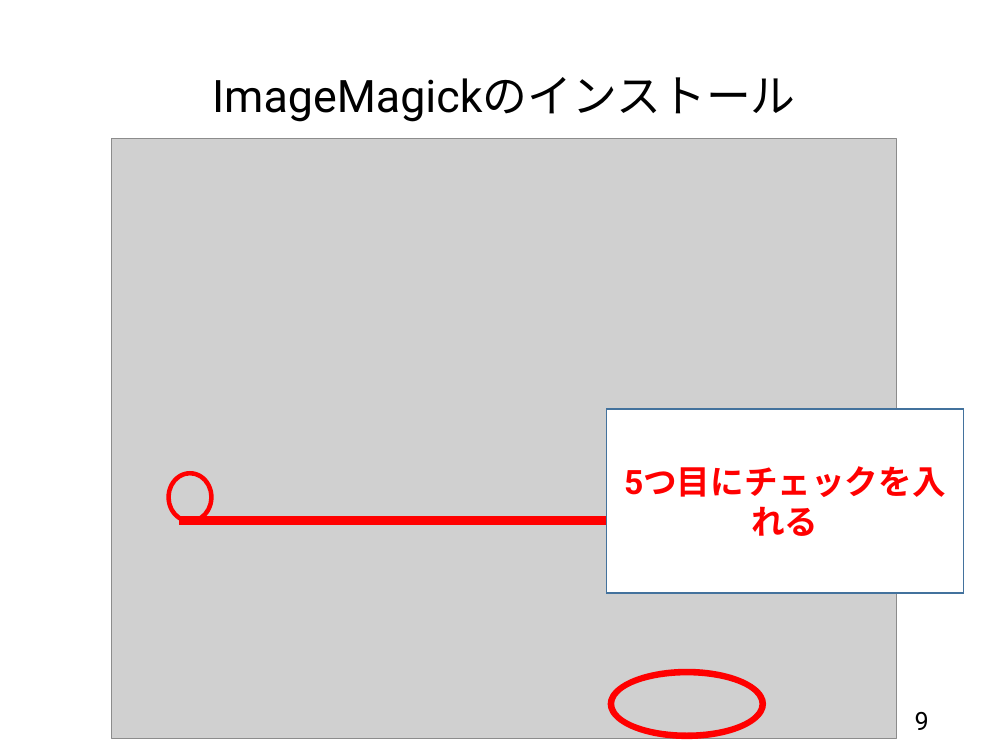
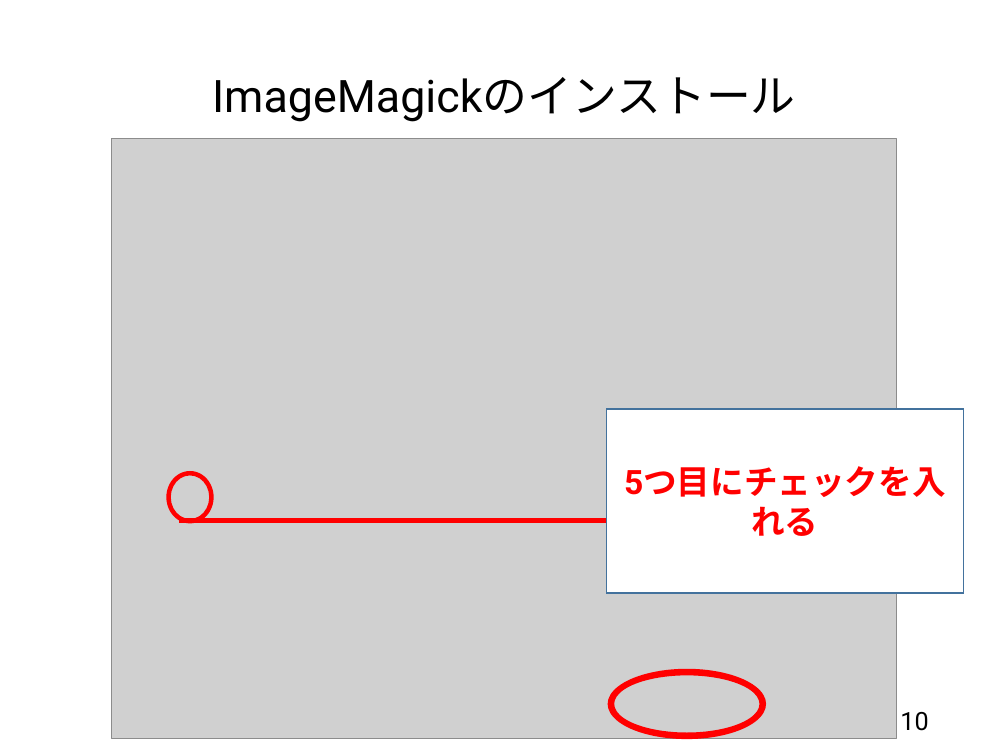
Before and after one commit to te288/intro_to_NA2022, a slide deck: slide 10 of pptx/05_アニメーション作成.pptx (slide 9 before the commit). Drawn at 1008x756 pixels with LibreOffice and Linux fonts; fonts in the diff are those of the drawing; grey boxes stand for pictures. Boxes give left, top, right and bottom in pixels: in the first picture for what was removed or moved away, otherwise in the second. Text is boxed around its words. In the diff, an @@ line names an element or a change of style, - is before the commit and + after.

```diff
--- a/pptx/05_アニメーション作成.pptx
+++ b/pptx/05_アニメーション作成.pptx
@@ line (179, 520) - (606, 520): stroke #FF0000 6 pt to #FF0000 3 pt @@
@@ page number at bbox=[900, 712, 928, 731]: text changed @@
-9
+10
```
Also in this commit, not shown: 1 other slide changed, 1 slide added, 7 other files.
